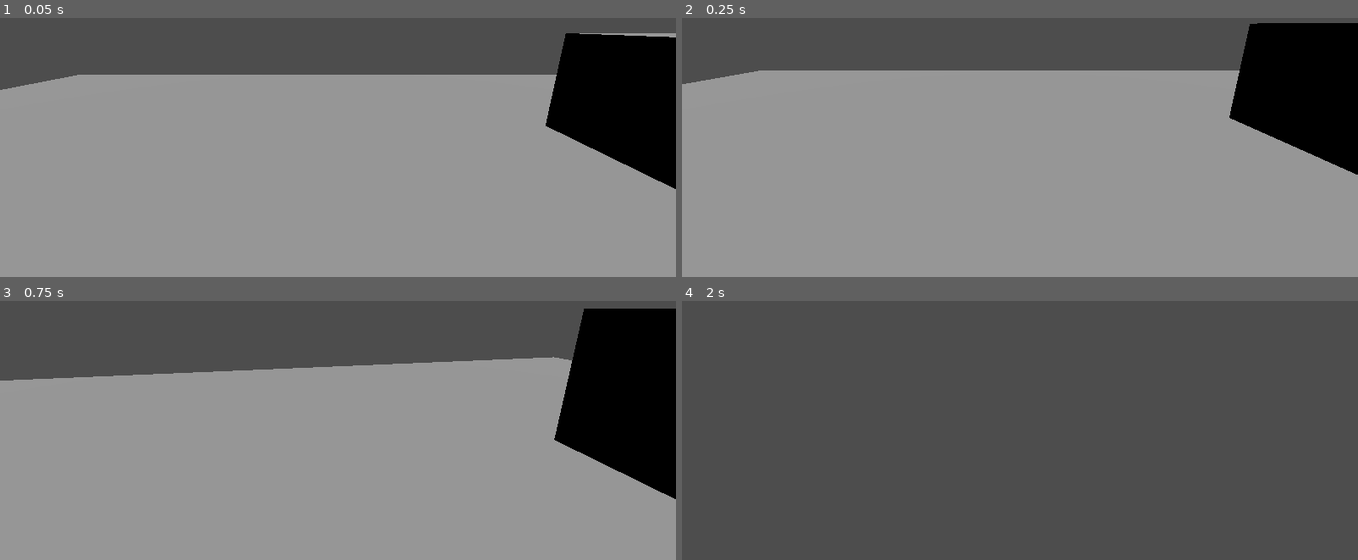
Above: before the commit, frames 1-4 (two rows, left to right).
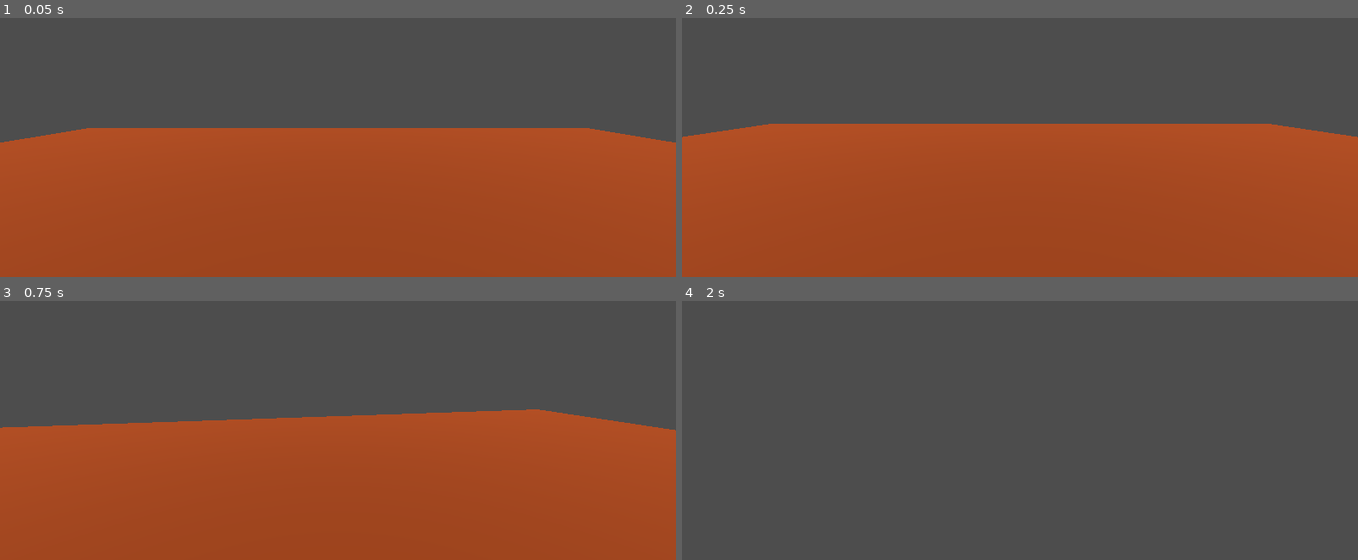
Above: after the commit, the same moments.

Repository: mareluca675/the-well
Game: Godot game, scene res://scenes/main.tscn
Same seed, same stepped clock (60 frames per second), same inputs: the game is played once before the commit and once after it.
Inputs (mouse positions are in pixels of both pictures, inside the frame that each line leads up to):
- Up to frame 1 (0.05 s): no input
- Up to frame 2 (0.25 s): no input
- Up to frame 3 (0.75 s): tap Enter at 0.5 s; move the mouse to (371, 368) at 0.52 s; hold W (move_forward) from 0.53 s (still down); tap E (interact, bound only after the commit) at 0.6 s
- Up to frame 4 (2 s): keep holding W (move_forward); tap Space (jump) at 0.77, 1.52 s; move the mouse to (986, 370) at 1.27 s; tap Ctrl (crouch) at 1.35 s; tap E (interact, bound only after the commit) at 1.55 s

The runs differ from the first frame. In frame 1, 80% of the frame differs, in the area x 0-100%, y 5-100%; in frame 2, 82%, in the area x 0-100%, y 1-100%; in frame 3, 77%; in frame 4, nothing differs.

Commit message:
Added raycast for simple interaction system
Using raycast, I made a simple interaction system.

Diff:
--- a/project.godot
+++ b/project.godot
@@ -53,6 +53,16 @@
 "events": [Object(InputEventKey,"resource_local_to_scene":false,"resource_name":"","device":-1,"window_id":0,"alt_press …(195 unchanged characters)…
 ]
 }
+interact={
+"deadzone": 0.2,
+"events": [Object(InputEventKey,"resource_local_to_scene":false,"resource_name":"","device":-1,"window_id":0,"alt_pressed":false,"shift_pressed":false,"ctrl_pressed":false,"meta_pressed":false,"pressed":false,"keycode":0,"physical_keycode":69,"key_label":0,"unicode":101,"location":0,"echo":false,"script":null)
+]
+}
+
+[physics]
+
+common/physics_jitter_fix=0.0
+common/physics_interpolation=true
 
 [rendering]
 
--- a/scenes/main.tscn
+++ b/scenes/main.tscn
@@ -1,15 +1,32 @@
-[gd_scene load_steps=6 format=3 uid="uid://dsotghfp4veg"]
+[gd_scene load_steps=12 format=3 uid="uid://dsotghfp4veg"]
 
 [ext_resource type="PackedScene" uid="uid://cc17vl01i7wa2" path="res://scenes/player.tscn" id="1_o5qli"]
+[ext_resource type="Script" uid="uid://dubncoshivdw2" path="res://scripts/cylinder.gd" id="2_0wfyh"]
+
+[sub_resource type="StandardMaterial3D" id="StandardMaterial3D_o5qli"]
+albedo_color = Color(0.603922, 0.235294, 0, 1)
 
 [sub_resource type="BoxMesh" id="BoxMesh_sgp6g"]
+material = SubResource("StandardMaterial3D_o5qli")
 
 [sub_resource type="BoxShape3D" id="BoxShape3D_7dm0k"]
 size = Vector3(1, 0.001, 1)
 
+[sub_resource type="StandardMaterial3D" id="StandardMaterial3D_0wfyh"]
+albedo_color = Color(0, 0.305882, 1, 1)
+
 [sub_resource type="BoxMesh" id="BoxMesh_o5qli"]
+material = SubResource("StandardMaterial3D_0wfyh")
 
 [sub_resource type="BoxShape3D" id="BoxShape3D_0wfyh"]
+
+[sub_resource type="StandardMaterial3D" id="StandardMaterial3D_jyhfs"]
+albedo_color = Color(1, 0, 0, 1)
+
+[sub_resource type="CylinderMesh" id="CylinderMesh_tbgi4"]
+material = SubResource("StandardMaterial3D_jyhfs")
+
+[sub_resource type="CylinderShape3D" id="CylinderShape3D_tefeu"]
 
 [node name="Main" type="Node3D"]
 
@@ -17,7 +34,7 @@
 transform = Transform3D(10, 0, 0, 0, 10, 0, 0, 0, 10, -0.003, 0, 0)
 
 [node name="MeshInstance3D" type="MeshInstance3D" parent="Plane"]
-transform = Transform3D(20, 0, 0, 0, 0.05, 0, 0, 0, 20, 0, 0, 0)
+transform = Transform3D(20, 0, 0, 0, 0.05, 0, 0, 0, 20, -0.00288982, 0.00817413, 0.0103233)
 mesh = SubResource("BoxMesh_sgp6g")
 
 [node name="CollisionShape3D" type="CollisionShape3D" parent="Plane"]
@@ -42,13 +59,15 @@
 transform = Transform3D(25.58, 0, 0, 0, 25.58, 0, 0, 0, 25.58, -0.194389, 3.8147e-06, -0.0294189)
 shape = SubResource("BoxShape3D_0wfyh")
 
-[node name="Cube2" type="StaticBody3D" parent="."]
-transform = Transform3D(1, 0, 0, 0, 1, 0, 0, 0, 1, 51.5681, 4.4824, -37.4576)
+[node name="Cylinder" type="RigidBody3D" parent="."]
+transform = Transform3D(1, 0, 0, 0, 1, 0, 0, 0, 1, 54, 12, 0)
+collision_layer = 129
+script = ExtResource("2_0wfyh")
 
-[node name="MeshInstance3D" type="MeshInstance3D" parent="Cube2"]
-transform = Transform3D(25.9218, 0, 0, 0, 25.9218, 0, 0, 0, 25.9218, 0, 0, 0)
-mesh = SubResource("BoxMesh_o5qli")
+[node name="MeshInstance3D" type="MeshInstance3D" parent="Cylinder"]
+transform = Transform3D(-1.94952e-07, -4.45999, 0, 4.45999, -1.94952e-07, 0, 0, 0, 4.45999, 0, 0, 0)
+mesh = SubResource("CylinderMesh_tbgi4")
 
-[node name="CollisionShape3D" type="CollisionShape3D" parent="Cube2"]
-transform = Transform3D(25.5265, 0, 0, 0, 25.5265, 0, 0, 0, 25.5265, -0.194389, 3.8147e-06, -0.0294189)
-shape = SubResource("BoxShape3D_0wfyh")
+[node name="CollisionShape3D" type="CollisionShape3D" parent="Cylinder"]
+transform = Transform3D(-1.97138e-07, 4.51, 0, -4.51, -1.97138e-07, 0, 0, 0, 4.51, 0, 0, 0)
+shape = SubResource("CylinderShape3D_tefeu")
--- a/scenes/player.tscn
+++ b/scenes/player.tscn
@@ -11,18 +11,37 @@
 [node name="CharacterBody3D" type="CharacterBody3D" parent="."]
 script = ExtResource("1_g2els")
 
-[node name="Pivot" type="Node3D" parent="CharacterBody3D"]
-
-[node name="MeshInstance3D" type="MeshInstance3D" parent="CharacterBody3D/Pivot"]
+[node name="MeshInstance3D" type="MeshInstance3D" parent="CharacterBody3D"]
 transform = Transform3D(1, 0, 0, 0, 1, 0, 0, 0, 1, 0, 1, 0)
 mesh = SubResource("CapsuleMesh_3vyb7")
+skeleton = NodePath("")
 
 [node name="CollisionShape3D" type="CollisionShape3D" parent="CharacterBody3D"]
 transform = Transform3D(1, 0, 0, 0, 1, 0, 0, 0, 1, 0, 1, 0)
 shape = SubResource("CapsuleShape3D_g2els")
 
 [node name="Head" type="Node3D" parent="CharacterBody3D"]
-transform = Transform3D(1, 0, 0, 0, 1, 0, 0, 0, 1, 0, 1.79631, 0)
+transform = Transform3D(1, 0, 0, 0, 1, 0, 0, 0, 1, 0, 1.5, 0)
 
 [node name="Camera3D" type="Camera3D" parent="CharacterBody3D/Head"]
-transform = Transform3D(1, 0, 0, 0, 0.969693, 0.244326, 0, -0.244326, 0.969693, -0.0813451, -0.0821651, -0.660706)
+
+[node name="PlayerRaycast" type="RayCast3D" parent="CharacterBody3D/Head/Camera3D"]
+unique_name_in_owner = true
+target_position = Vector3(0, -1, -12)
+collision_mask = 128
+
+[node name="UI" type="CanvasLayer" parent="CharacterBody3D"]
+
+[node name="InteractText" type="Label" parent="CharacterBody3D/UI"]
+anchors_preset = 8
+anchor_left = 0.5
+anchor_top = 0.5
+anchor_right = 0.5
+anchor_bottom = 0.5
+offset_left = -20.0
+offset_top = -11.5
+offset_right = 20.0
+offset_bottom = 11.5
+grow_horizontal = 2
+grow_vertical = 2
+text = "Press \"E\" to interact."
--- /dev/null
+++ b/scripts/cylinder.gd
@@ -0,0 +1,4 @@
+extends RigidBody3D
+
+func interact():
+	queue_free()
--- a/scripts/player_movement.gd
+++ b/scripts/player_movement.gd
@@ -1,14 +1,11 @@
 extends CharacterBody3D
-
-@onready var camera_3d = $Head/Camera3D
-@onready var head = $Head
 
 const SPEED = 100.0
 const CROUCH_MOD = 0.5
 const SPRINT_MOD = 2
 const JUMP_VELOCITY = 50
 const CAMERA_SENS = 0.003
-const gravity = 100
+const GRAVITY = 100
 
 func _ready():
 	Input.mouse_mode = Input.MOUSE_MODE_CAPTURED
@@ -19,12 +16,12 @@
 	if event is InputEventMouseMotion:
 		rotation.y -= event.relative.x * CAMERA_SENS
 		rotation.x -= event.relative.y * CAMERA_SENS
-		rotation.x = clamp(rotation.x, -0.5, 1.2)
+		rotation.x = clamp(rotation.x, -1, 1.2)
 
 func _physics_process(delta):
-
+	# Player movement script
 	if not is_on_floor():
-		velocity.y -= gravity * delta
+		velocity.y -= GRAVITY * delta
 
 	if Input.is_action_just_pressed("jump") and is_on_floor():
 		velocity.y = JUMP_VELOCITY
@@ -51,3 +48,25 @@
 		velocity.z = move_toward(velocity.z, 0, SPEED * modifier)
 
 	move_and_slide()
+
+	# Raycast for object interaction script
+
+	# Collision Mask layer 8 for interactive items
+	var player_raycast = %PlayerRaycast
+	var interact_text = $UI/InteractText
+
+	# Hide the text initially
+	interact_text.hide()
+
+	# Check if the player raycasts collides with something
+	if player_raycast.is_colliding():
+		# If yes, we get the collider
+		var target = player_raycast.get_collider()
+
+		# and check if we can interact with it
+		if target and target.has_method("interact"):
+			interact_text.show()
+
+			# Checking if the player pressed the interact key
+			if Input.is_action_just_pressed("interact"):
+				target.interact()
Not shown, added: scripts/cylinder.gd.uid
